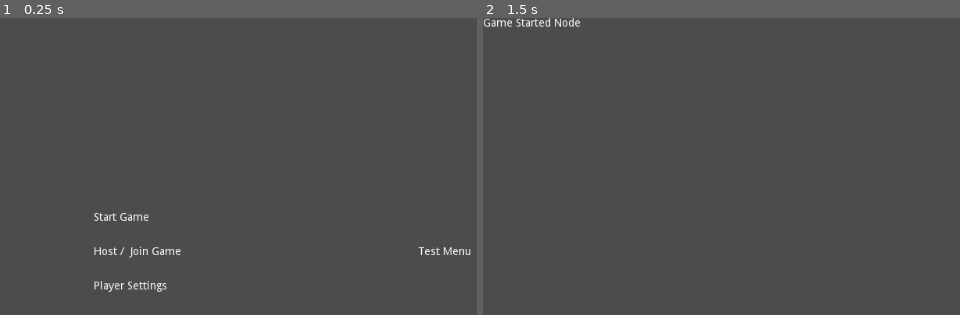
Above: before the commit, frames 1-2 (left to right).
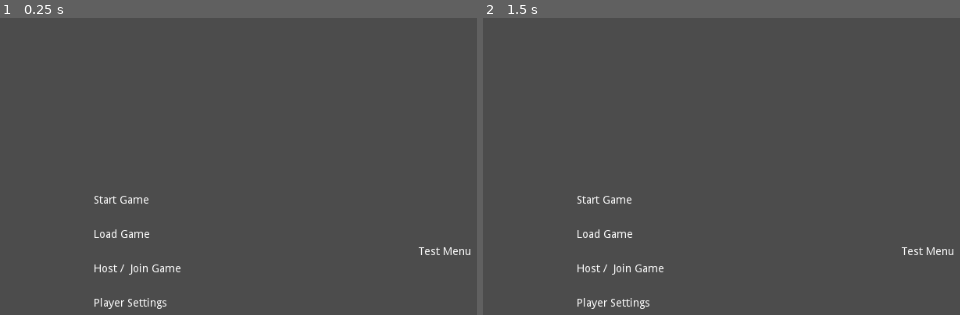
Above: after the commit, the same moments.

Repository: RPG-Research/bcirpg
Game: Godot game, scene res://GUI.tscn
The game is run twice, just before and just after one commit, with the same random seed, the same clock (stepped at 60 frames per second) and the same inputs.
Inputs (mouse positions are in pixels of both pictures, inside the frame that each line leads up to):
- Up to frame 1 (0.25 s): no input
- Up to frame 2 (1.5 s): tap Enter at 0.5 s; move the mouse to (621, 216) at 0.52 s; click (621, 216) at 0.67 s; tap Space at 1.25 s; move the mouse to (721, 276) at 1.27 s; click (721, 276) at 1.42 s

The runs differ from the first frame. In frame 1, 1.4% of the frame differs, in the area x 19-38%, y 59-98%; in frame 2, 1.2%.

Commit message:
Ran into problems with saveing and loading of data. Need to decide how we are going to do the data storage.

Diff:
--- a/GodotUI/GUI.tscn
+++ b/GodotUI/GUI.tscn
@@ -35,25 +35,33 @@
 alignment = 1
 
 [node name="Start Game" type="Label" parent="HBoxContainer/VBoxContainer/MenuOptions"]
-margin_top = 169.0
+margin_top = 147.0
 margin_right = 112.0
-margin_bottom = 183.0
+margin_bottom = 161.0
 mouse_filter = 1
 text = "Start Game"
 script = ExtResource( 3 )
 
+[node name="Load Game" type="Label" parent="HBoxContainer/VBoxContainer/MenuOptions"]
+margin_top = 191.0
+margin_right = 112.0
+margin_bottom = 205.0
+mouse_filter = 1
+text = "Load Game"
+script = ExtResource( 3 )
+
 [node name="HostAndJoinGame" type="Label" parent="HBoxContainer/VBoxContainer/MenuOptions"]
-margin_top = 213.0
+margin_top = 235.0
 margin_right = 112.0
-margin_bottom = 227.0
+margin_bottom = 249.0
 mouse_filter = 1
 text = "Host /  Join Game"
 script = ExtResource( 2 )
 
 [node name="Player Settings" type="Label" parent="HBoxContainer/VBoxContainer/MenuOptions"]
-margin_top = 257.0
+margin_top = 279.0
 margin_right = 112.0
-margin_bottom = 271.0
+margin_bottom = 293.0
 mouse_filter = 1
 text = "Player Settings"
 script = ExtResource( 1 )
@@ -72,5 +80,6 @@
 margin_bottom = 227.0
 text = "Test Menu"
 [connection signal="gui_input" from="HBoxContainer/VBoxContainer/MenuOptions/Start Game" to="HBoxContainer/VBoxContainer/MenuOptions/Start Game" method="_on_Start_Game_gui_input"]
+[connection signal="gui_input" from="HBoxContainer/VBoxContainer/MenuOptions/Load Game" to="HBoxContainer/VBoxContainer/MenuOptions/Load Game" method="_on_Start_Game_gui_input"]
 [connection signal="gui_input" from="HBoxContainer/VBoxContainer/MenuOptions/HostAndJoinGame" to="HBoxContainer/VBoxContainer/MenuOptions/HostAndJoinGame" method="_on_HostAndJoinGame_gui_input"]
 [connection signal="gui_input" from="HBoxContainer/VBoxContainer/MenuOptions/Player Settings" to="HBoxContainer/VBoxContainer/MenuOptions/Player Settings" method="_on_Player_Settings_gui_input"]
--- /dev/null
+++ b/GodotUI/SaveSystem/GameSave.gd
@@ -0,0 +1,21 @@
+extends Resource
+
+# Authors Luke Gebbink
+# Last Changed 10/03/2021
+# found
+#
+
+class_name SaveGame
+
+export var game_version : String = ''
+export var data : Dictionary = {}
+
+
+# Called when the node enters the scene tree for the first time.
+func _ready():
+	pass # Replace with function body.
+
+
+# Called every frame. 'delta' is the elapsed time since the previous frame.
+#func _process(delta):
+#	pass
--- /dev/null
+++ b/GodotUI/SaveSystem/SceneObject.gd
@@ -0,0 +1,36 @@
+extends Node
+
+
+# Declare member variables here. Examples:
+# var a = 2
+# var b = "text"
+
+var time_start = 0
+var time_now = 0
+
+class_name WorldObject
+	var Players: String = ''
+	var Scene: Scene
+	var History: = Array()
+	var decisions:
+	var totalTime:
+
+# Called when the node enters the scene tree for the first time.
+func _ready():
+	time_start = OS.get_unix_time()
+	set_process(true)
+
+# Should we tie time to the save files or the application?
+# I would think the save files.
+
+func _process(delta):
+	time_now = OS.get_unix_time()
+	var elapsed = time_now - time_start
+	var minutes = elapsed / 60
+	var seconds = elapsed % 60
+	var str_elapsed = "%02d : %02d" % [minutes, seconds]
+	print("elapsed : ", str_elapsed)
+
+# Called every frame. 'delta' is the elapsed time since the previous frame.
+#func _process(delta):
+#	pass
--- /dev/null
+++ b/GodotUI/SaveSystem/SceneSaveSystem.gd
@@ -0,0 +1,41 @@
+extends Node
+
+
+# Declare member variables here. Examples:
+# var a = 2
+# var b = "text"
+
+const SaveGame = preload('res://SaveSystem/GameSave.gd')
+
+var SAVE_FOLDER : String = "res://SaveSystem/SaveLocations"
+var SAVE_NAME_TEMPLATE : String = "save_%03D.tres"
+
+func save(id : int):
+	"""
+	Passes a save game resource to all nodes to save data from and writes it to the disk
+	Modfied from GDQuest's Godot Lesson Found Here: https://www.youtube.com/watch?v=ML-hiNytIqE
+	"""
+	var save_game := SaveGame.new()
+	save_game.game_version = ProjectSettings.get_setting("application/config/version")
+	for node in get_tree().get_nodes_in_group('save'):
+		node.save(save_game)
+
+	var directory : Directory = Directory.new()
+	if not directory.dir.exists(SAVE_FOLDER):
+		directory.make_dir_recursive(SAVE_FOLDER)
+
+	var save_path = SAVE_FOLDER.plus_file(SAVE_NAME_TEMPLATE % id)
+	var error : int = ResourceSaver.save(save_path, save_game)
+	if error != OK:
+		print('There was an issue writing the save %s to %s' % [id, save_path])
+
+func load(id : int):
+	var save_file_path : String = SAVE_FOLDER.plus_file(SAVE_NAME_TEMPLATE % id)
+	var file : File = File.new()
+	if not file.file_exists(save_file_path):
+		print("Save file %s doesn't exist" % save_file_path)
+		return
+
+	var save_game : Resource = load(save_file_path)
+	for node in get_tree().get_nodes_in_group('save'):
+		node.load(save_game)
--- a/GodotUI/project.godot
+++ b/GodotUI/project.godot
@@ -8,9 +8,20 @@
 
 config_version=4
 
-_global_script_classes=[  ]
+_global_script_classes=[ {
+"base": "Resource",
+"class": "SaveGame",
+"language": "GDScript",
+"path": "res://SaveSystem/GameSave.gd"
+}, {
+"base": "Node",
+"class": "WorldObject",
+"language": "GDScript",
+"path": "res://SaveSystem/SceneObject.gd"
+} ]
 _global_script_class_icons={
-
+"SaveGame": "",
+"WorldObject": ""
 }
 
 [application]
@@ -18,6 +29,15 @@
 config/name="Godot Ui"
 run/main_scene="res://GUI.tscn"
 config/icon="res://icon.png"
+config/Version="0.001"
+
+[config]
+
+description=""
+
+[global]
+
+description=""
 
 [rendering]
 
